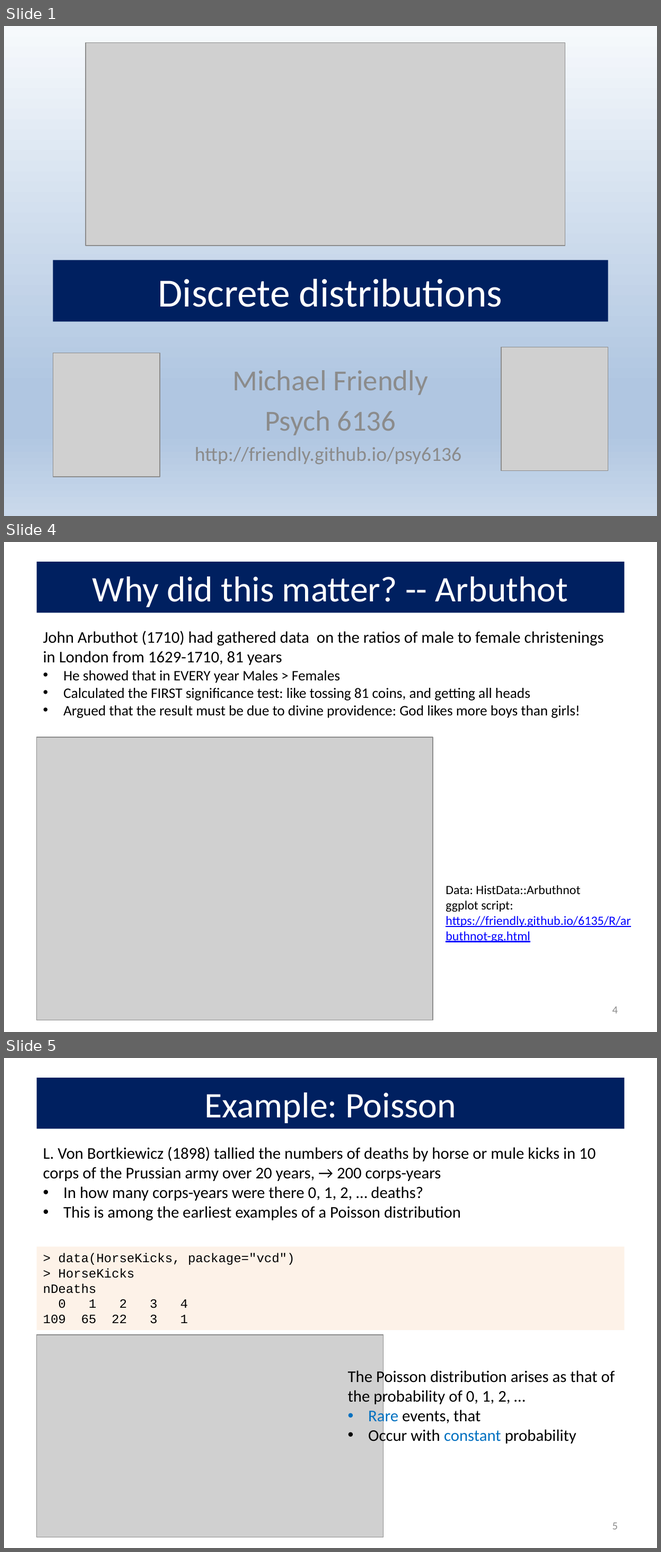
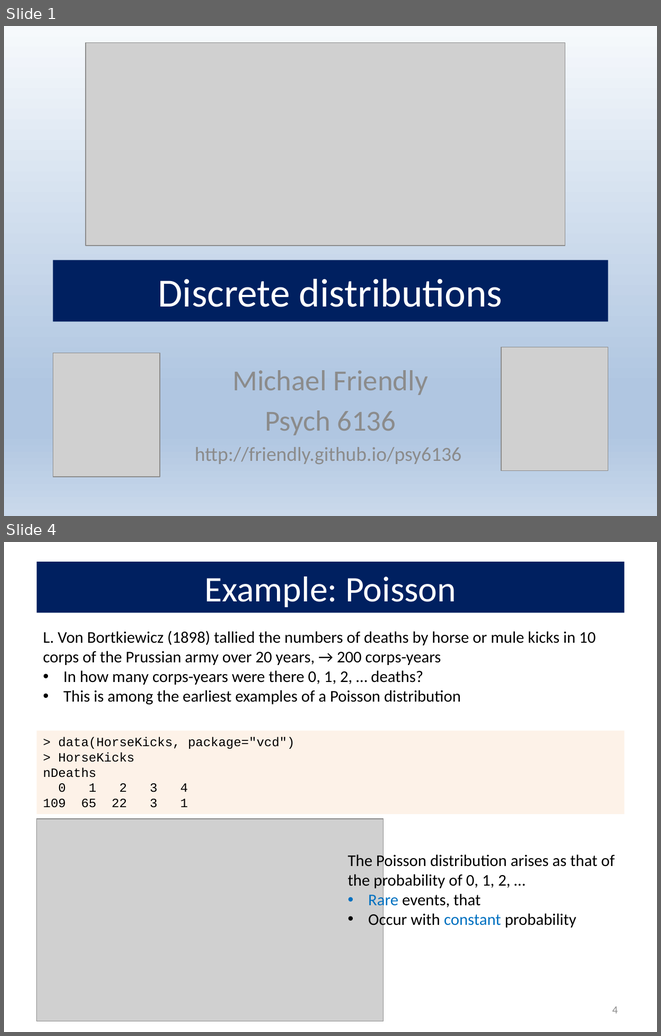
Before and after one commit to friendly/psy6136, a slide deck: docs/lectures/02-Discrete.pptx. Shown one above the other, each under a label of ours: slides 1, 4 and 5 before the commit, slides 1 and 4 after it; the slides between them are not shown. The pictures are 661x1552 and 661x1036 pixels, drawn with LibreOffice and Linux fonts; fonts in the diff are those of the drawing; grey boxes stand for pictures. Boxes give left, top, right and bottom in pixels: in the first picture for what was removed or moved away, otherwise in the second. Text is boxed around its words. In the diff, an @@ line names an element or a change of style, - is before the commit and + after.

```diff
--- a/docs/lectures/02-Discrete.pptx
+++ b/docs/lectures/02-Discrete.pptx
@@ slide 4 removed at (4,542,657,1032), background #FFFFFF @@
@@ title removed at (37,562,624,612) @@
-Why did this matter? -- Arbuthot
@@ text removed at (43,631,604,718) @@
-John Arbuthot (1710) had gathered data on the ratios of male to female christenings in London from 1629-1710, 81 years
-• He showed that in EVERY year Males > Females
-• Calculated the FIRST significance test: like tossing 81 coins, and getting all heads
-• Argued that the result must be due to divine providence: God likes more boys than girls!
@@ picture removed at (37,737,433,1020) @@
@@ text removed at (445,885,630,942) @@
-Data: HistData::Arbuthnot
-ggplot script: https://friendly.github.io/6135/R/arbuthnot-gg.html
@@ page number removed at (612,1006,618,1013) @@
-4
@@ what was slide 5 is now slide 4 @@
@@ page number at (612,1006,618,1013): text changed @@
-5
+4
```
Also in this commit, not shown: 6 slides changed, 19 other files.
